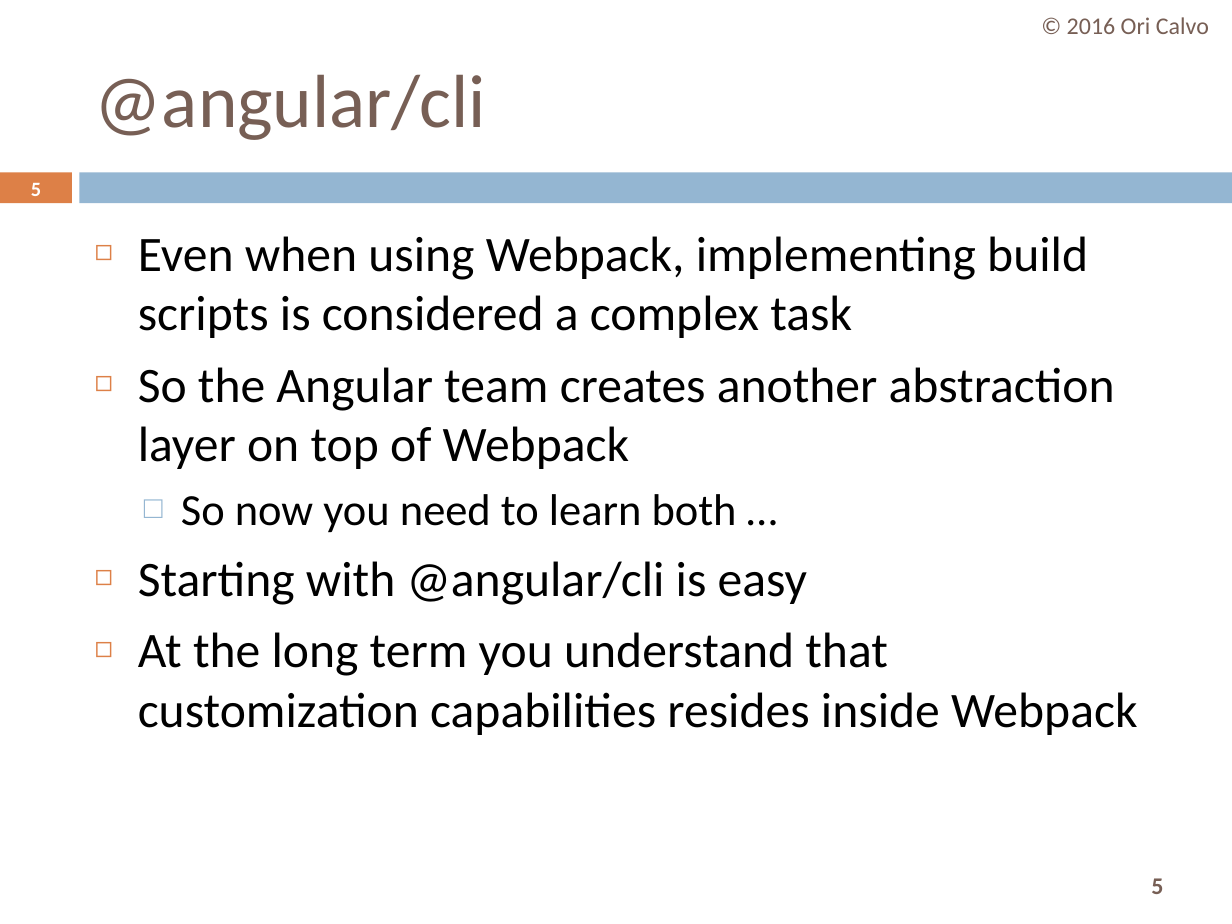
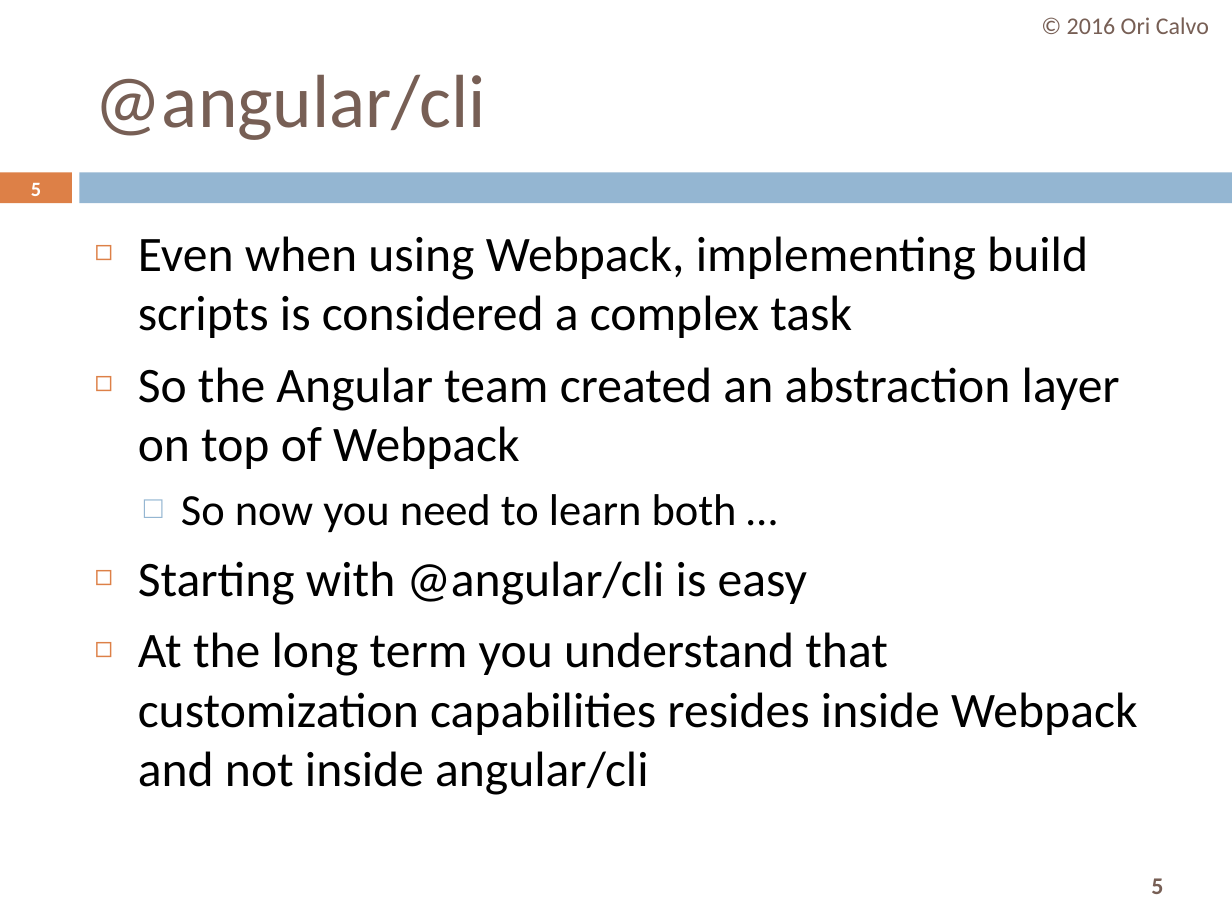
Before and after one commit to oricalvo/course-angular, a slide deck: slide 5 of PPTs/01 Build & Setup.pptx. Drawn at 1232x924 pixels with LibreOffice and Linux fonts; fonts in the diff are those of the drawing. Boxes give left, top, right and bottom in pixels: in the first picture for what was removed or moved away, otherwise in the second. Text is boxed around its words. In the diff, an @@ line names an element or a change of style, - is before the commit and + after.

```diff
--- a/PPTs/01 Build & Setup.pptx
+++ b/PPTs/01 Build & Setup.pptx
@@ text at <box>138,367,1120,469</box>: text changed @@
-◻ So the Angular team creates another abstraction layer on top of Webpack
+◻ So the Angular team created an abstraction layer on top of Webpack
@@ text at <box>138,632,1137,795</box>: text changed @@
-◻ At the long term you understand that customization capabilities resides inside Webpack
+◻ At the long term you understand that customization capabilities resides inside Webpack and not inside angular/cli
```
Also in this commit, not shown: 12 other slides changed, 3 slides added, 16 other files.
